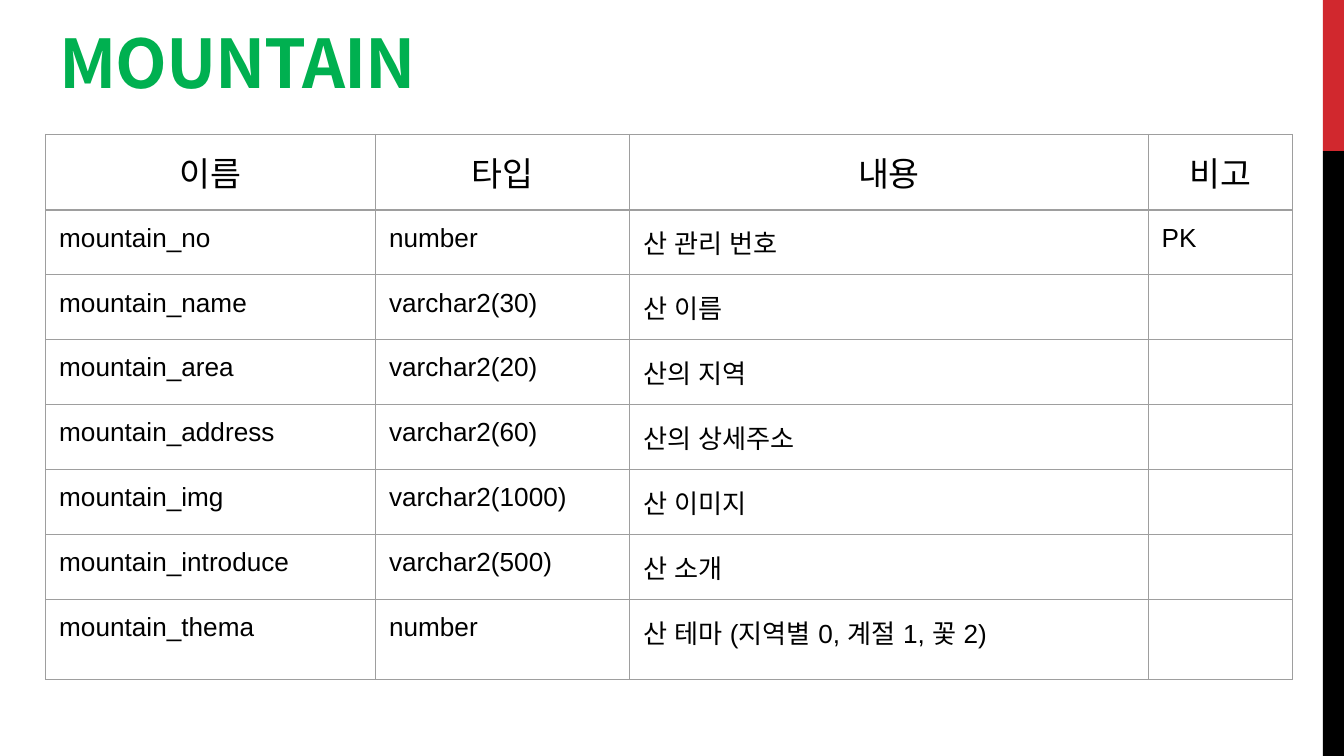
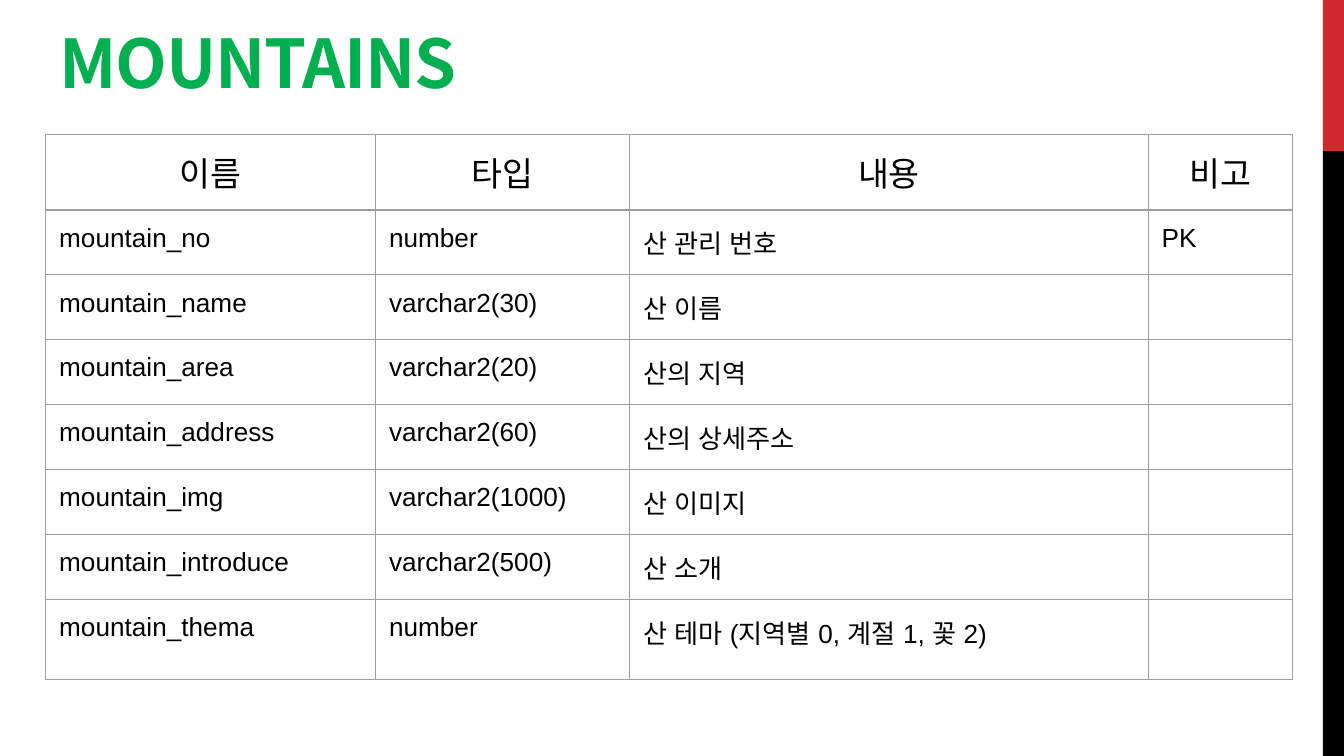
Before and after one commit to dta987/WebProject, a slide deck: slide 5 of WebContent/common/5조.YamaManProject.pptx. Drawn at 1344x756 pixels with LibreOffice and Linux fonts; fonts in the diff are those of the drawing. Boxes give left, top, right and bottom in pixels: in the first picture for what was removed or moved away, otherwise in the second. Text is boxed around its words. In the diff, an @@ line names an element or a change of style, - is before the commit and + after.

```diff
--- a/WebContent/common/5조.YamaManProject.pptx
+++ b/WebContent/common/5조.YamaManProject.pptx
@@ title at <box>59,37,456,89</box>: text changed @@
-MOUNTAIN
+MOUNTAINS
```
Also in this commit, not shown: 1 other slide changed, 3 other files.
